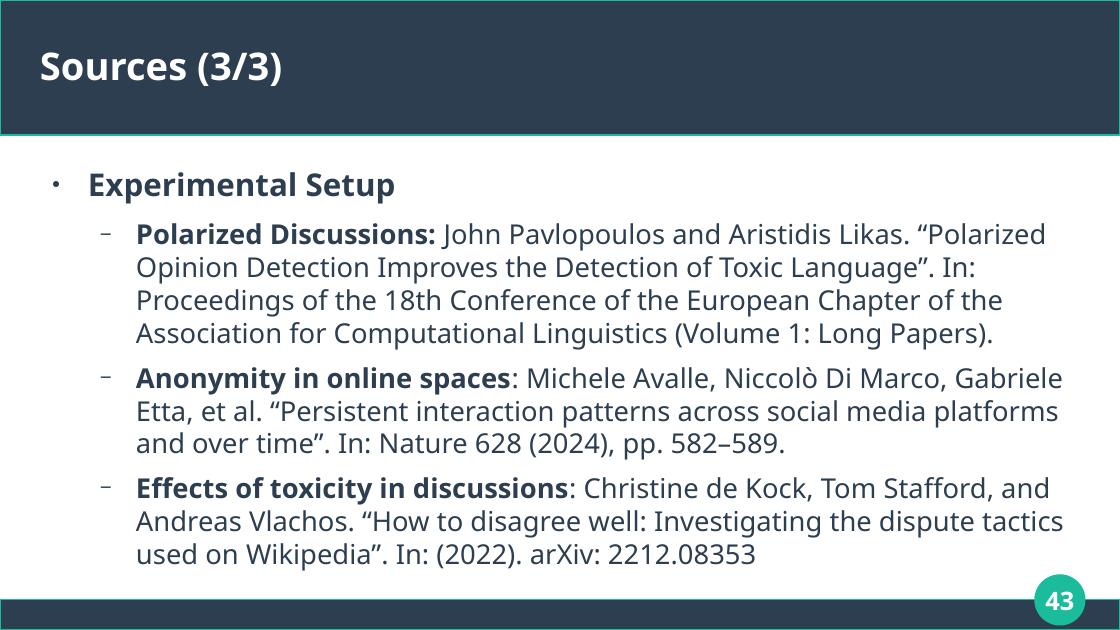
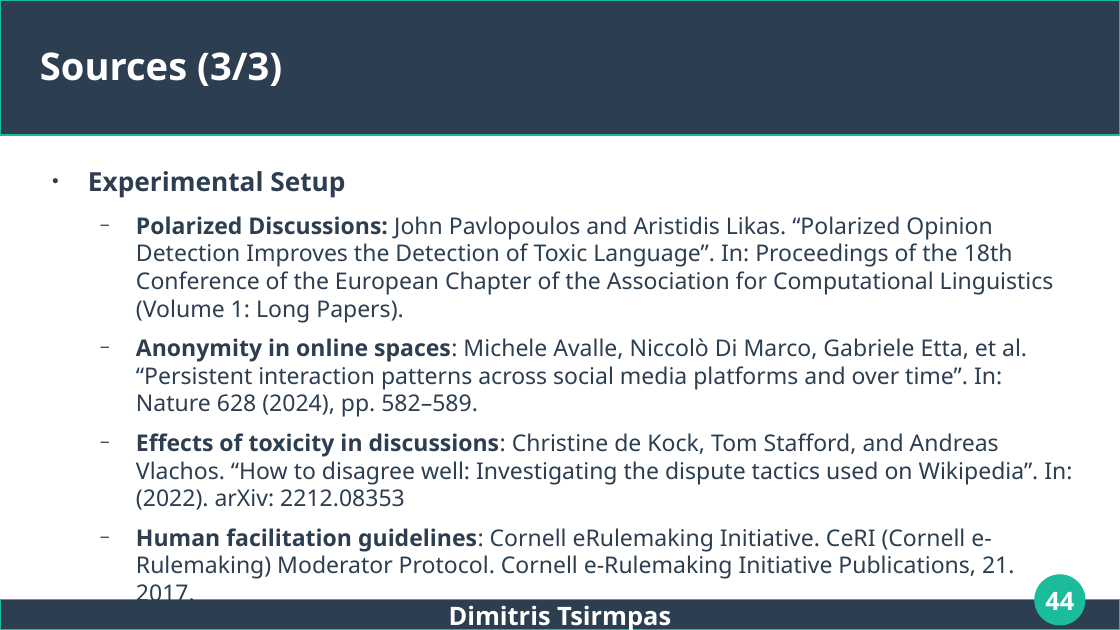
Before and after one commit to dimits-ts/llm_moderation_research, a slide deck: slide 44 of presentations/thesis.odp (slide 43 before the commit). Drawn at 1120x630 pixels with LibreOffice and Linux fonts; fonts in the diff are those of the drawing. Boxes give left, top, right and bottom in pixels: in the first picture for what was removed or moved away, otherwise in the second. Text is boxed around its words. In the diff, an @@ line names an element or a change of style, - is before the commit and + after.

```diff
--- a/presentations/thesis.odp
+++ b/presentations/thesis.odp
@@ text at (x1=88, y1=171, x2=1072, y2=510): size 22.2 to 18.6 pt in "Experimental Setup"; size 19.4 to 16.3 pt in "Polarized Discussions: John Pavlopoulos and Aristidis Likas. ...", "Anonymity in online spaces: Michele Avalle, Niccolò ...", "Effects of toxicity in discussions: Christine de ..." @@
@@ text at (x1=136, y1=528, x2=1014, y2=579): paragraph added @@
+  − Human facilitation guidelines: Cornell eRulemaking Initiative. CeRI (Cornell e-Rulemaking) Moderator Protocol. Cornell e-Rulemaking Initiative Publications, 21. 2017.
@@ page number at (x1=1045, y1=592, x2=1074, y2=610): text changed @@
-43
+44
@@ text added at (x1=449, y1=605, x2=671, y2=630), 18 pt, text #FFFFFF, bold @@
+Dimitris Tsirmpas
```
Also in this commit, not shown: 40 other slides changed, 5 slides added, 2 slides removed, 4 other files.
